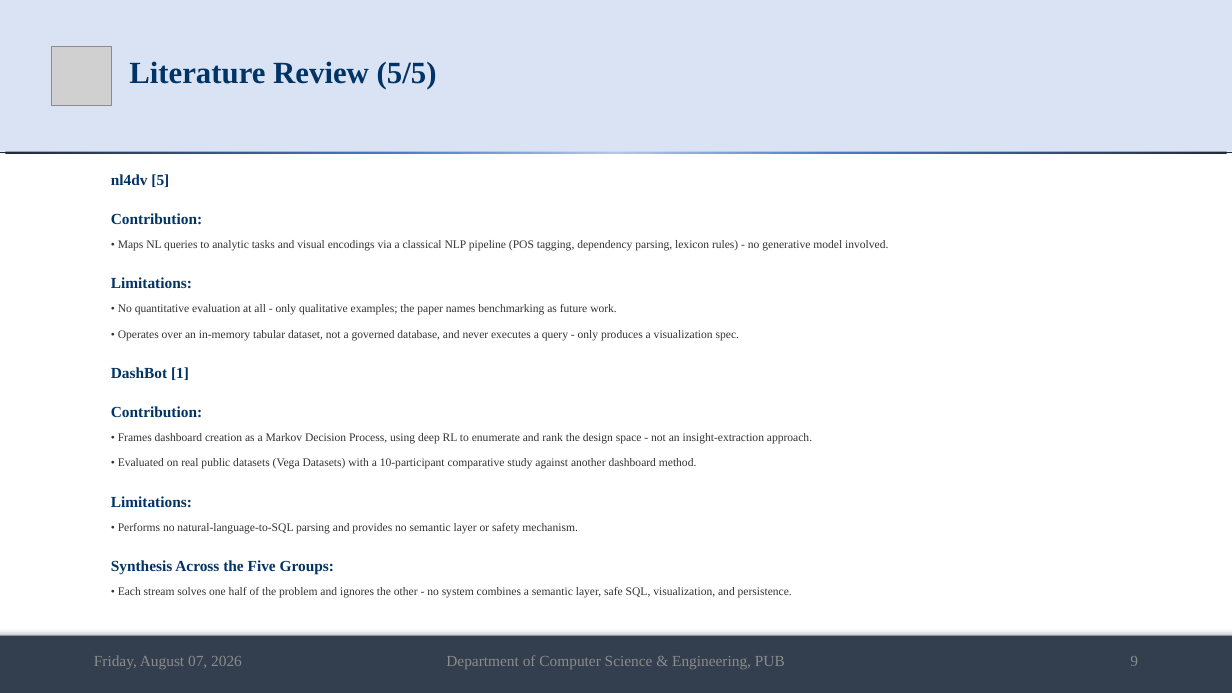
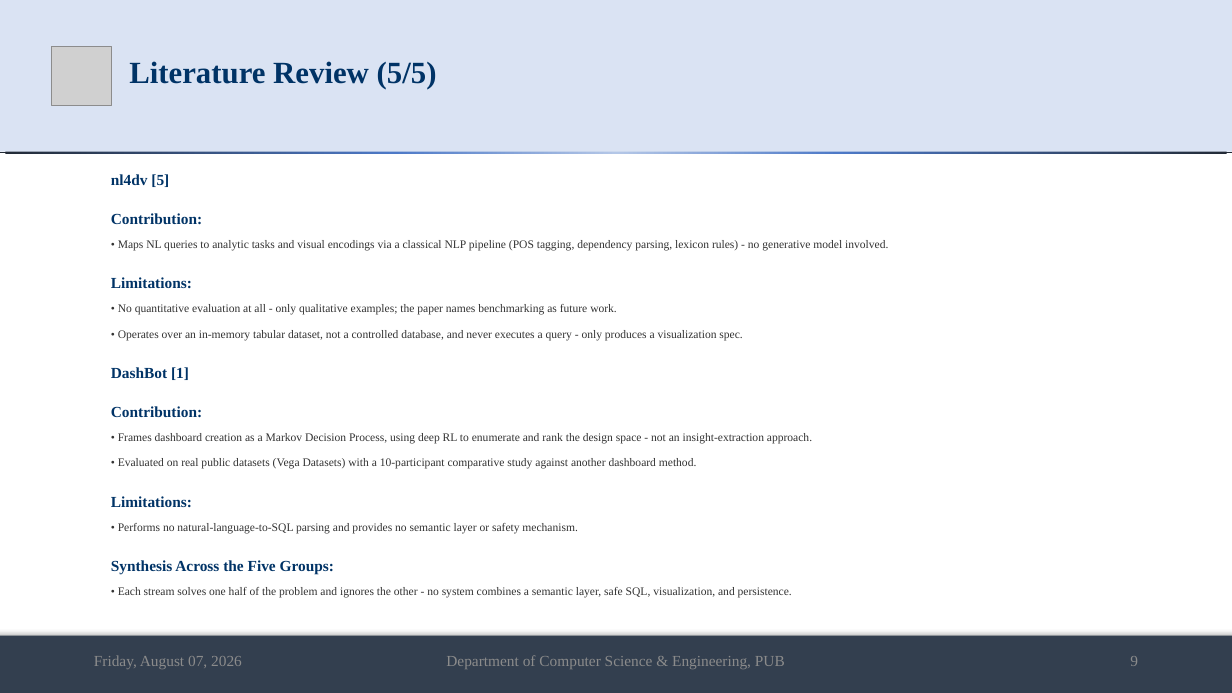
Before and after one commit to md-riaz/AEGIS-Research, a slide deck: slide 9 of docs/scripts/Md_Riaz_Mid_Defense_Final_0322310105101024.pptx. Drawn at 1232x693 pixels with LibreOffice and Linux fonts; fonts in the diff are those of the drawing; grey boxes stand for pictures. Boxes give left, top, right and bottom in pixels: in the first picture for what was removed or moved away, otherwise in the second. Text is boxed around its words. In the diff, an @@ line names an element or a change of style, - is before the commit and + after.

```diff
--- a/docs/scripts/Md_Riaz_Mid_Defense_Final_0322310105101024.pptx
+++ b/docs/scripts/Md_Riaz_Mid_Defense_Final_0322310105101024.pptx
@@ text at bbox=[118, 330, 742, 341]: text changed @@
-• Operates over an in-memory tabular dataset, not a governed database, and never executes a query - only produces a visualization spec.
+• Operates over an in-memory tabular dataset, not a controlled database, and never executes a query - only produces a visualization spec.
```
Also in this commit, not shown: 10 other slides changed, 2 slides added, 2 other files.
